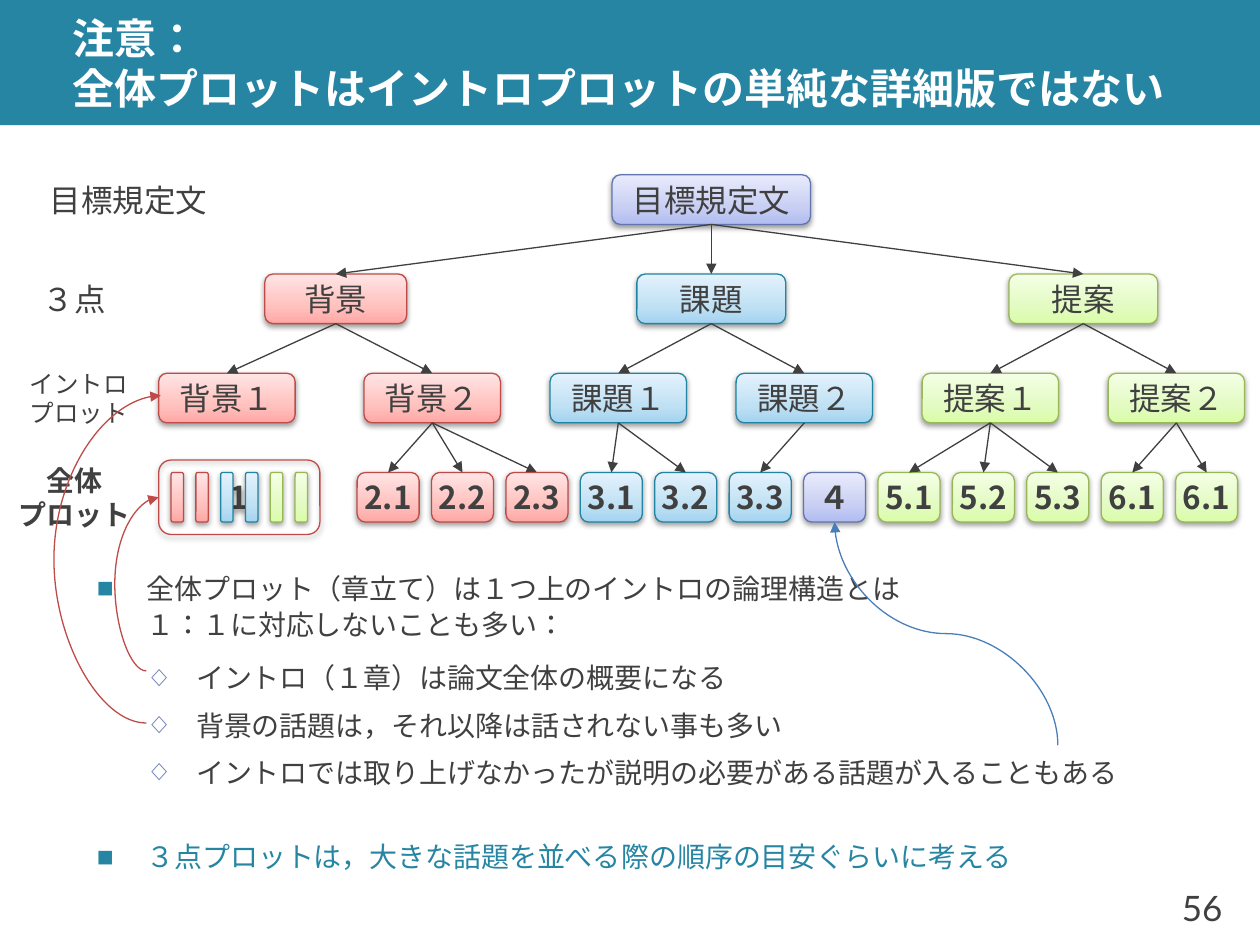
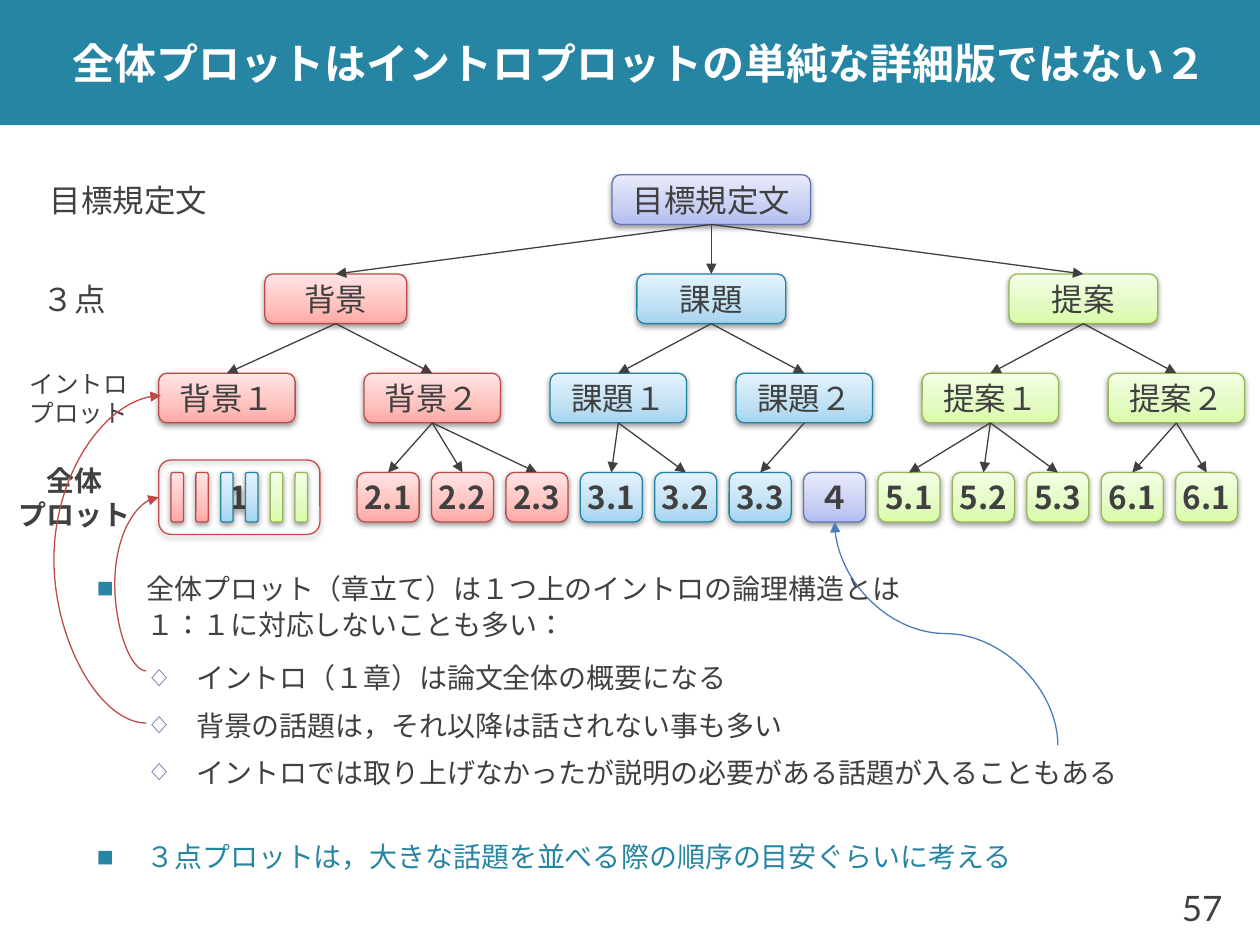
Before and after one commit to shioya-lab/how-to, a slide deck: slide 57 of plot.pptx (slide 56 before the commit). Drawn at 1260x945 pixels with LibreOffice and Linux fonts; fonts in the diff are those of the drawing. Boxes give left, top, right and bottom in pixels: in the first picture for what was removed or moved away, otherwise in the second. Text is boxed around its words. In the diff, an @@ line names an element or a change of style, - is before the commit and + after.

Commit message:
plot を v15 に
イントロプロットと全体プロットの関係を整理

```diff
--- a/plot.pptx
+++ b/plot.pptx
@@ title at [72,43,1206,83]: text changed @@
-注意：
-全体プロットはイントロプロットの単純な詳細版ではない
+全体プロットはイントロプロットの単純な詳細版ではない２
@@ page number at [1182,896,1223,922]: text changed @@
-56
+57
```
Also in this commit, not shown: 12 other slides changed, 1 slide added, 1 other file.
